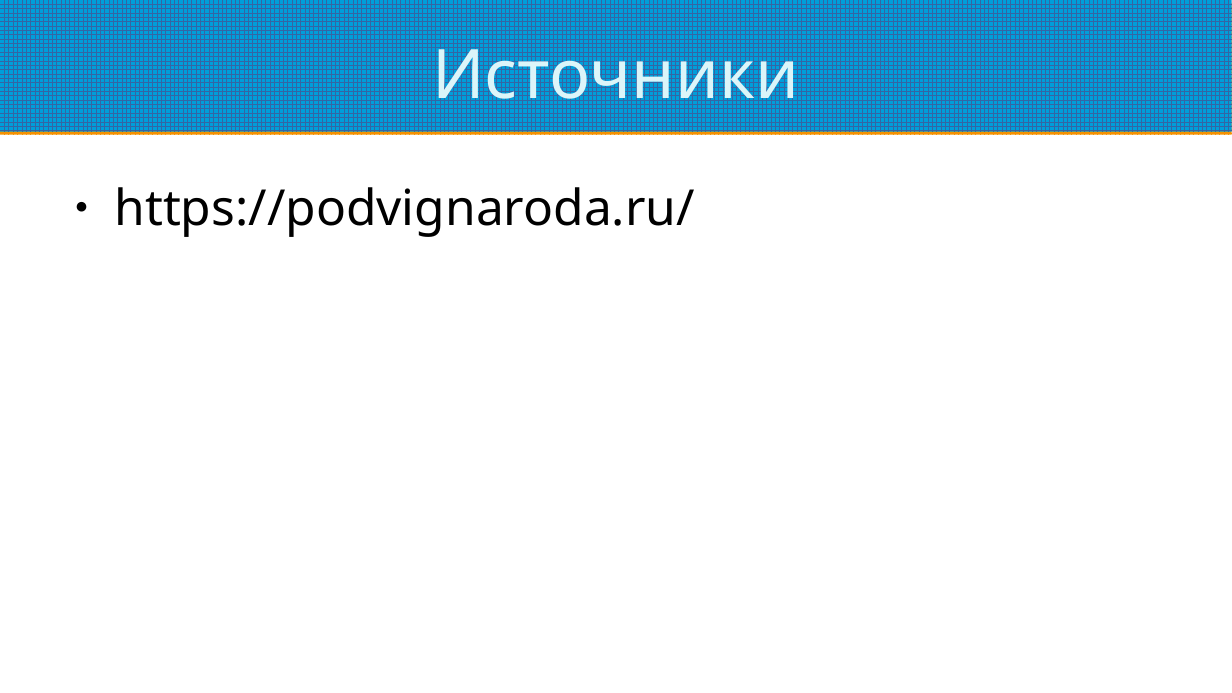
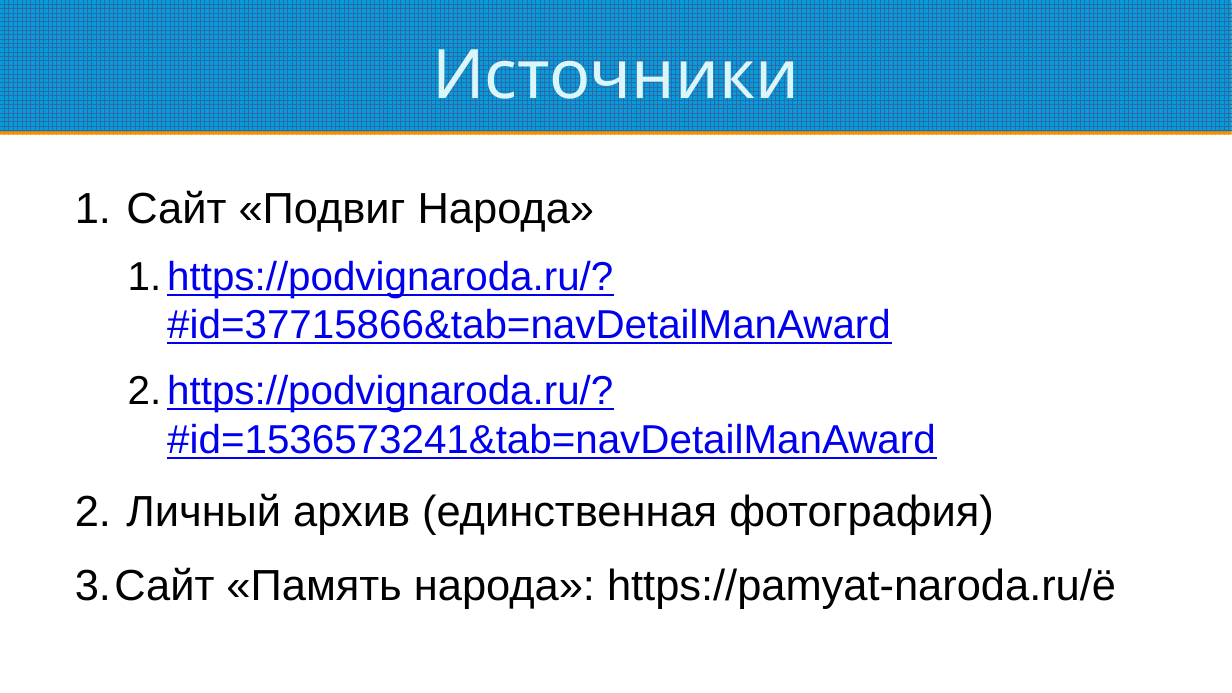
Before and after one commit to Astolfo-femboy-UwU/urban-octo-barnacle, a slide deck: slide 6 of Основы Российской Государственности/Кочкин Виталий Васильевич.pptx (slide 5 before the commit). Drawn at 1232x693 pixels with LibreOffice and Linux fonts; fonts in the diff are those of the drawing. Boxes give left, top, right and bottom in pixels: in the first picture for what was removed or moved away, otherwise in the second. Text is boxed around its words. In the diff, an @@ line names an element or a change of style, - is before the commit and + after.

```diff
--- a/Основы Российской Государственности/Кочкин Виталий Васильевич.pptx
+++ b/Основы Российской Государственности/Кочкин Виталий Васильевич.pptx
@@ text added at [75,190,1116,609], 26 pt, text #0000EE, underline @@
+1. Сайт «Подвиг Народа»
+  1. https://podvignaroda.ru/?#id=37715866&tab=navDetailManAward
+  2. https://podvignaroda.ru/?#id=1536573241&tab=navDetailManAward
+2. Личный архив (единственная фотография)
+3. Сайт «Память народа»: https://pamyat-naroda.ru/ё
@@ text removed at [114,187,695,237] @@
-● https://podvignaroda.ru/
```
Also in this commit, not shown: 2 other slides changed, 1 slide added, 4 other files.
